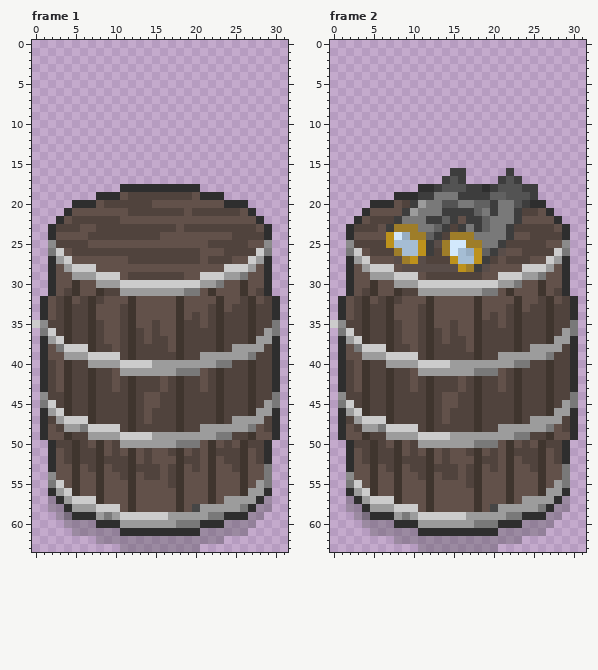
File history of a pixel-art file, Assets/Graphics/WorldObjects/Barrel.aseprite. That is the earlier state.
32x64 pixels, 3 frames. Colours within 5 levels of each other are drawn and written as one. Shown: frame 1, frame 2. The commit also changed other frames, which this record leaves out.
Now the later version:
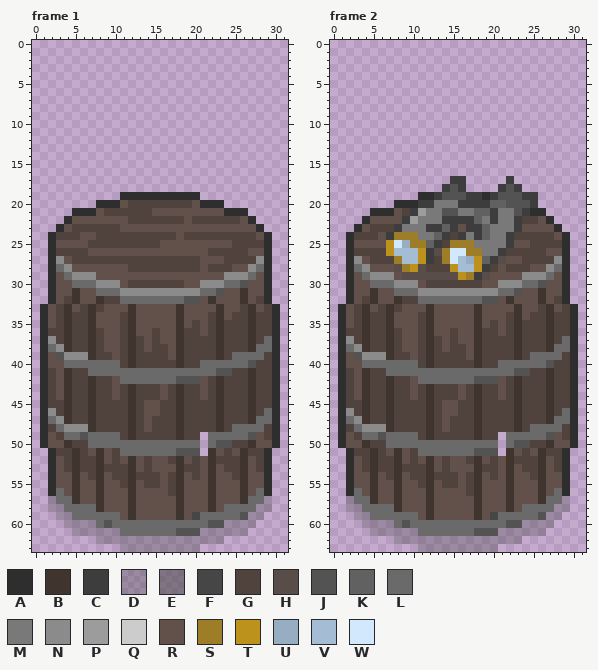
Palette (. is transparent): A #2e2e2e  B #3f352e  C #3d3d3d  D #46464652  E #4646468a  F #464646  G #50433d  H #594d49  J #535353  K #616161  L #6a6a6a  M #797979  N #8b8b8b  P #9c9c9c  Q #cccccc  R #62514a  S #9e7d29  T #bd921c  U #97adc2  V #a5bdd4  W #d2e8fc
What changed:
Frame 1, layers "Main", "Shadow":
y 18: x 11..20 AAAAAAAAAA -> ..........
y 19: x 8..23 AAARGGGGGGGGRAAA -> ...AAAAAAAAAA...
y 20: x 5..11 AAARGGG -> ...AAAR; x 15..19 RRRRR -> GGGGG; x 21..26 RRRAAA -> AAA...
y 21: x 4..7 ARRR -> .AAA; x 9..11 RRR -> GGG; x 15..18 GGGG -> RRRR; x 20..27 GGGGGGRA -> RRRRAAA.
y 22: x 3..10 ARGGGGGG -> .ARRRRRR; x 12..18 RRRRRRR -> GGGGGGG; x 20..25 RRRRRR -> GGGGGG; x 27..28 RA -> A.
y 23: x 2..4 AGG -> .AR; x 6..7 RR -> GG; x 11..17 GGGGGGG -> RRRRRRR; x 19..29 GGGGGGGGGRA -> RRRRRRRRRA.
y 24: x 3..5 RRR -> GGG; x 7 G -> R; x 16..17 RR -> GG; x 19..24 RRRRRR -> GGGGGG; x 28 G -> R
y 25: x 2..15 NGGGGRRRRRRRRR -> ARRRRGGGGGGGGG; x 22..24 GGG -> RRR; x 27..29 RRN -> GGA
y 26: x 2..4 MQR -> AGG; x 7..20 GGGGGGGGGGGGGG -> RRRRRRRRRRRRRR; x 22..23 RR -> GG; x 27..29 GQM -> RRA
y 27: x 3..11 PQRRRRRRR -> NRGGGGGGG; x 22..23 GG -> RR; x 25..28 RRQP -> GGGN
y 28: x 3..7 RPQQQ -> LNRRR; x 12..20 RRRRRRRRR -> GGGGGGGGG; x 22..28 RRQQQPR -> GGGRRNL
y 29: x 4..10 RPPPQQQ -> LNNNRRR; x 12..18 GGGGGGG -> RRRRRRR; x 21..27 QQQPPMR -> RRRNNNL
y 30: x 5..26 BRRPPPQQQQQQQQQQPPMRRB -> LLLNNNRGGGGGGGRRNNNLLJ
y 31: x 4 G -> R; x 8..23 BGGPPPPPPPPMMRBR -> LLLNNNNNNNNNNLLJ; x 28 G -> R
y 32: x 1..20 ARGBRGBGRRRBRRRRRBRR -> .ARGBRRBGGLLLLLLLLJJ; x 22..23 RB -> BR; x 26..30 GBRGA -> BRGA.
y 33: x 5 G -> R; x 8 R -> G; x 11 G -> R; x 22 G -> R; x 25 G -> R; x 28 G -> R
y 34: x 20 G -> R; x 24 G -> R
y 35: x 0..2 QNG -> .AR; x 8 G -> R; x 15 G -> R; x 19 G -> R; x 30 M -> A
y 36: x 1..2 MQ -> AG; x 13 G -> R; x 21 G -> R; x 29..30 PM -> GA
y 37: x 2..3 PQ -> NG; x 16 G -> R; x 28..29 PP -> GL
y 38: x 2..6 RMQQQ -> LNBGG; x 9 G -> R; x 14 G -> R; x 25..29 PPPPG -> GGBLL
y 39: x 3..10 RPPPQQQQ -> JNNNBGGR; x 17 G -> R; x 21..28 PPPPPPMG -> GGBGLLLL
y 40: x 2 G -> R; x 4..27 BGGPPPPQQQQPPPPPPPPMMGGB -> LLLLLLLGBGGGGGBGGLLLLLLJ
y 41: x 7..24 BGGRPPPPPPPMMMRGBG -> LLLLLLLLLLLLLLLLJJ
y 42: x 11..20 GBGGGRGBGG -> LLLLLLLJJJ
y 44: x 1 N -> A; x 3 G -> R; x 10 G -> R; x 14..16 RRG -> GGR; x 21 G -> R; x 30 M -> A
y 45: x 1..2 MQ -> AG; x 29..30 PM -> GA
y 46: x 2..3 PQ -> NG; x 15 G -> R; x 28..29 PP -> GL
y 47: x 2..6 GPQQQ -> LNBGG; x 25..29 PPPPG -> GGBLL
y 48: x 2..10 RGPPMQQQQ -> GLNNNBGGG; x 14 G -> R; x 21..28 PPPPPPMR -> GGBGLLLL
y 49: x 3..27 RBGGPPPPQQQQPPPPPPPPMMGGB -> GLLJLLLLGBGGGGGBGG.LLLLLJ; x 29 R -> G
y 50: x 1..5 .AGGB -> ARRBG; x 7..30 RBRGPPPPPPPMMMRBRGRBGGA. -> LLLLLLLLLLLLLL.LJJGGBRRA
y 51: x 3 R -> G; x 7 G -> R; x 11..21 RBRGRRGBRGR -> LLLLLLLJJJ.; x 23 G -> R; x 25 G -> R; x 27 R -> G
y 52: x 9 G -> R; x 11 G -> R; x 17 R -> G; x 19 G -> R; x 23 R -> G
y 53: x 4 R -> G; x 6 R -> G; x 9 R -> G; x 13 G -> R; x 15 G -> R; x 17 G -> R; x 19 R -> G; x 24 R -> G; x 28..29 RM -> GA
y 54: x 2 N -> A; x 7 R -> G; x 10 R -> G; x 13 R -> G; x 20 R -> G; x 25 R -> G; x 29 M -> A
y 55: x 2..3 MQ -> AR; x 11 R -> G; x 14..15 RR -> GG; x 28..29 PM -> RA
y 56: x 3..4 PQ -> LR; x 17 R -> G; x 27..28 PP -> RL
y 57: x 3..7 APQQQ -> LLBRR; x 24..28 PPPPA -> RRBLL
y 58: x 4..10 APPPQQQ -> LLLLBRR; x 20..27 FPPPPPMA -> RRBRLLLL
y 59: x 4..26 EAAAPMPQQQQQQPPPPPMMAAA -> DLLLLLLRBRRRRRBRFLLLLLJ
y 60: x 8..23 AAAPPPPPPPMMMAAA -> LJLLLLLLLLLLLLJJ
y 61: x 11..20 AAAAAAAAAA -> LLLLLLLJJJ
Frame 2:
y 16: x 15..16 CC -> ..; x 22 C -> .
y 17: x 14..15 CJ -> .C; x 21..23 CJC -> .C.
y 18: x 11..14 AACJ -> ...C; x 16..21 JCCACJ -> C....C; x 23..25 JCC -> C..
y 19: x 8..16 AAACCMMMC -> ...AACJJJ; x 19..21 CKK -> ACJ; x 24 J -> C
y 20: x 5..12 AAARGCPM -> ...AAACC; x 14..22 JJMMKKCMM -> MMCCCCKKJ; x 24..26 CAA -> JC.
y 21: x 4..7 ARRR -> .AAA; x 9..11 CPM -> GCP; x 14..17 CCCC -> JJMM; x 19 M -> K; x 23..27 CGGRA -> JCAA.
y 22: x 3..10 ARGGGCMM -> .ARRRRCP; x 12..14 CCK -> MMC; x 16 R -> C; x 18..20 CKM -> KMC; x 24..25 RR -> GG; x 27..28 RA -> A.
y 23: x 2..4 AGG -> .AR; x 6..10 RCSSS -> GGCMM; x 12..17 MKCGCM -> CCKCRC; x 22..29 CGGGGGRA -> MCRRRRA.
y 24: x 3..5 RRR -> GGG; x 7..9 TWU -> CSS; x 11..19 SKCGSSSMM -> MMKCGCMCK; x 23..24 RR -> GG; x 28 G -> R
y 25: x 2..6 NGGGG -> ARRRR; x 8..16 VVVTCHSWW -> WUSSKCGSS; x 18 S -> M; x 21..24 CGGG -> MCRR; x 27..29 RRN -> GGA
y 26: x 2..4 MQR -> AGG; x 7..8 GS -> TV; x 13 G -> H; x 16..23 VUTKCHRR -> WSSMMCGG; x 27..29 GQM -> RRA
y 27: x 3..12 PQRRRHSTHG -> NRGGGSVVTC; x 14..15 GT -> SW; x 17 V -> U; x 19..23 CGRGG -> KCHRR; x 25..28 RRQP -> GGGN
y 28: x 3..10 RPQQQRHH -> LNRRRHST; x 12..20 HHHHTSCHR -> GGGTVVTCG; x 22..28 RRQQQPR -> GGGRRNL
y 29: x 4..19 RPPPQQQRGGGGGGGR -> LNNNRHHHHHHHTSCH; x 21..27 QQQPPMR -> RRRNNNL
y 30: x 5..26 BRRPPPQQQQQQQQQQPPMRRB -> LLLNNNRGGGGGGGRRNNNLLJ
y 31: x 4 G -> R; x 8..23 BGGPPPPPPPPMMRBR -> LLLNNNNNNNNNNLLJ; x 28 G -> R
y 32: x 1..20 ARGBRGBGRRRBRRRRRBRR -> .ARGBRRBGGLLLLLLLLJJ; x 22..23 RB -> BR; x 26..30 GBRGA -> BRGA.
y 33: x 5 G -> R; x 8 R -> G; x 11 G -> R; x 22 G -> R; x 25 G -> R; x 28 G -> R
y 34: x 20 G -> R; x 24 G -> R
y 35: x 0..2 QNG -> .AR; x 8 G -> R; x 15 G -> R; x 19 G -> R; x 30 M -> A
y 36: x 1..2 MQ -> AG; x 13 G -> R; x 21 G -> R; x 29..30 PM -> GA
y 37: x 2..3 PQ -> NG; x 16 G -> R; x 28..29 PP -> GL
y 38: x 2..6 RMQQQ -> LNBGG; x 9 G -> R; x 14 G -> R; x 25..29 PPPPG -> GGBLL
y 39: x 3..10 RPPPQQQQ -> JNNNBGGR; x 17 G -> R; x 21..28 PPPPPPMG -> GGBGLLLL
y 40: x 2 G -> R; x 4..27 BGGPPPPQQQQPPPPPPPPMMGGB -> LLLLLLLGBGGGGGBGGLLLLLLJ
y 41: x 7..24 BGGRPPPPPPPMMMRGBG -> LLLLLLLLLLLLLLLLJJ
y 42: x 11..20 GBGGGRGBGG -> LLLLLLLJJJ
y 44: x 1 N -> A; x 3 G -> R; x 10 G -> R; x 14..16 RRG -> GGR; x 21 G -> R; x 30 M -> A
y 45: x 1..2 MQ -> AG; x 29..30 PM -> GA
y 46: x 2..3 PQ -> NG; x 15 G -> R; x 28..29 PP -> GL
y 47: x 2..6 GPQQQ -> LNBGG; x 25..29 PPPPG -> GGBLL
y 48: x 2..10 RGPPMQQQQ -> GLNNNBGGG; x 14 G -> R; x 21..28 PPPPPPMR -> GGBGLLLL
y 49: x 3..27 RBGGPPPPQQQQPPPPPPPPMMGGB -> GLLJLLLLGBGGGGGBGG.LLLLLJ; x 29 R -> G
y 50: x 1..5 .AGGB -> ARRBG; x 7..30 RBRGPPPPPPPMMMRBRGRBGGA. -> LLLLLLLLLLLLLL.LJJGGBRRA
y 51: x 3 R -> G; x 7 G -> R; x 11..21 RBRGRRGBRGR -> LLLLLLLJJJ.; x 23 G -> R; x 25 G -> R; x 27 R -> G
y 52: x 9 G -> R; x 11 G -> R; x 17 R -> G; x 19 G -> R; x 23 R -> G
y 53: x 4 R -> G; x 6 R -> G; x 9 R -> G; x 13 G -> R; x 15 G -> R; x 17 G -> R; x 19 R -> G; x 24 R -> G; x 28..29 RM -> GA
y 54: x 2 N -> A; x 7 R -> G; x 10 R -> G; x 13 R -> G; x 20 R -> G; x 25 R -> G; x 29 M -> A
y 55: x 2..3 MQ -> AR; x 11 R -> G; x 14..15 RR -> GG; x 28..29 PM -> RA
y 56: x 3..4 PQ -> LR; x 17 R -> G; x 27..28 PP -> RL
y 57: x 3..7 APQQQ -> LLBRR; x 24..28 PPPPA -> RRBLL
y 58: x 4..10 APPPQQQ -> LLLLBRR; x 20..27 FPPPPPMA -> RRBRLLLL
y 59: x 4..26 EAAAPMPQQQQQQPPPPPMMAAA -> DLLLLLLRBRRRRRBRFLLLLLJ
y 60: x 8..23 AAAPPPPPPPMMMAAA -> LJLLLLLLLLLLLLJJ
y 61: x 11..20 AAAAAAAAAA -> LLLLLLLJJJ
Pixel boxes of the changes (left, top, right, bottom) in both pictures:
changed: (32, 184, 280, 536)
changed: (330, 168, 578, 536)
